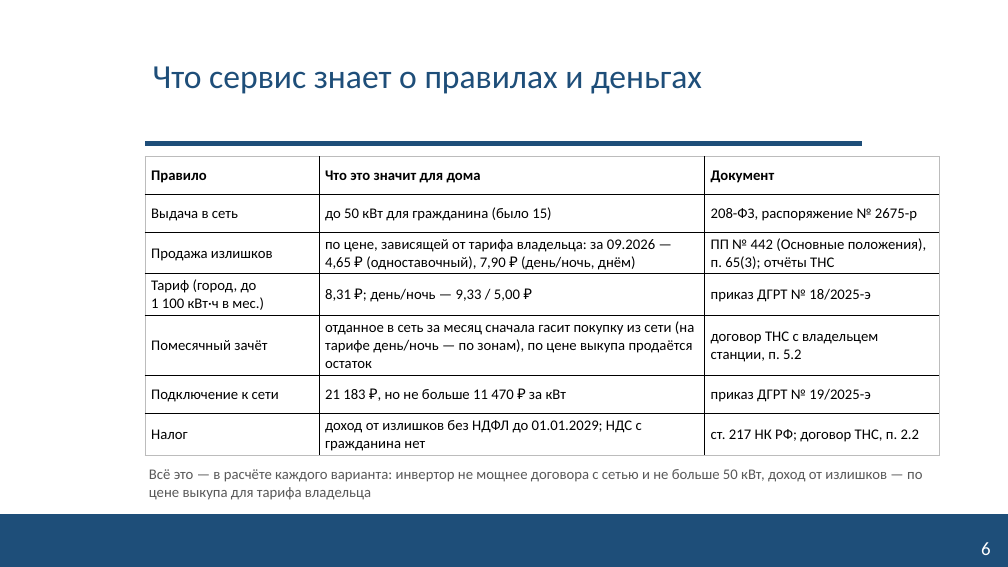
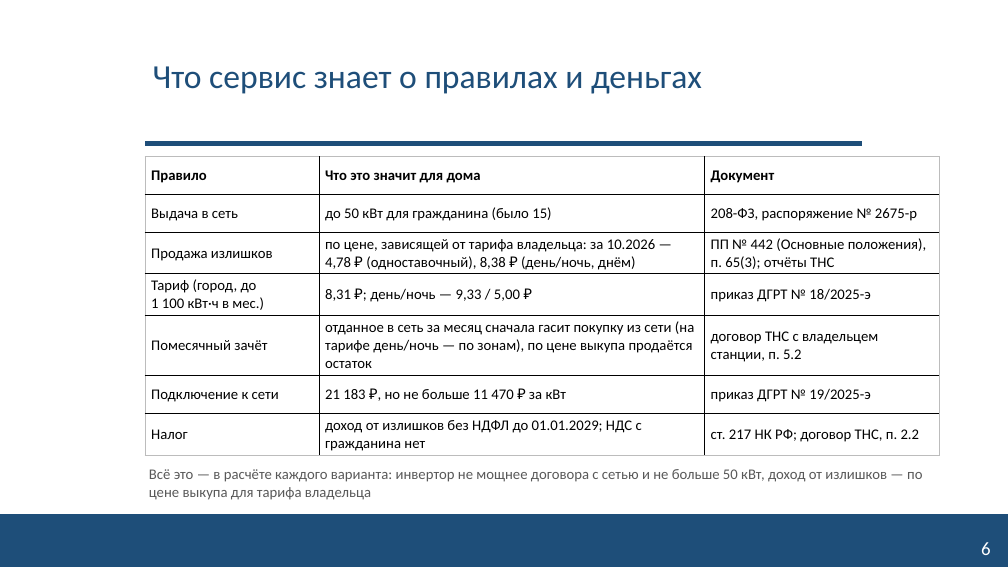
Before and after one commit to NeK0ban/SunCount, a slide deck: slide 6 of reports/SunCount_interim_talk.pptx. Drawn at 1008x567 pixels with LibreOffice and Linux fonts; fonts in the diff are those of the drawing; background and template pictures are left out. Boxes give left, top, right and bottom in pixels: in the first picture for what was removed or moved away, otherwise in the second. Text is boxed around its words. In the diff, an @@ line names an element or a change of style, - is before the commit and + after.

```diff
--- a/reports/SunCount_interim_talk.pptx
+++ b/reports/SunCount_interim_talk.pptx
@@ table at (145, 157, 939, 455) @@
-row 3, column 2: по цене, зависящей от тарифа владельца: за 09.2026 — 4,65 ₽ (одноставочный), 7,90 ₽ (день/ночь, днём)
+row 3, column 2: по цене, зависящей от тарифа владельца: за 10.2026 — 4,78 ₽ (одноставочный), 8,38 ₽ (день/ночь, днём)
```
Also in this commit, not shown: 2 other slides changed, 44 other files.
